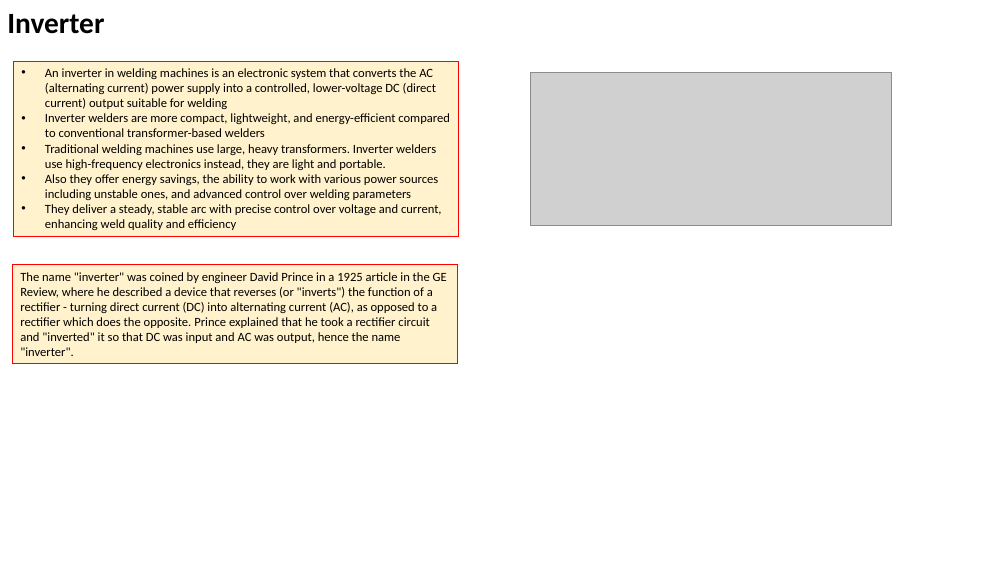
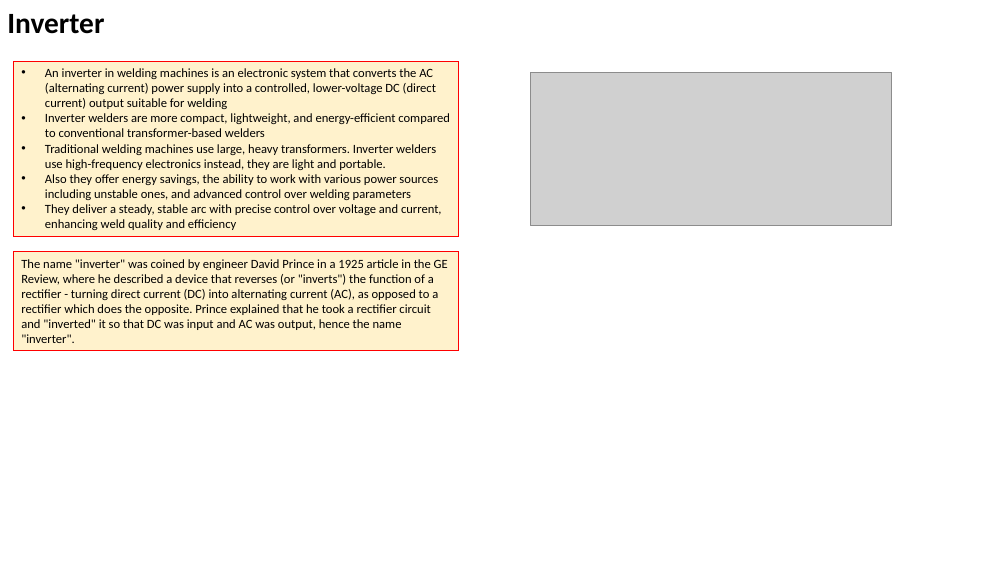
Before and after one commit to lselector/misc_farm, a slide deck: slide 4 of welding.pptx. Drawn at 1008x567 pixels with LibreOffice and Linux fonts; fonts in the diff are those of the drawing; grey boxes stand for pictures. Boxes give left, top, right and bottom in pixels: in the first picture for what was removed or moved away, otherwise in the second. Text is boxed around its words. In the diff, an @@ line names an element or a change of style, - is before the commit and + after.

Commit message:
update

```diff
--- a/welding.pptx
+++ b/welding.pptx
@@ rectangle "The name "inverter" was coined ...": place and size @@
-rectangle "The name "inverter" was coined ..." at (13,265,458,364)
+rectangle "The name "inverter" was coined ..." at (14,252,459,351)
```
Also in this commit, not shown: 1 slide added.
